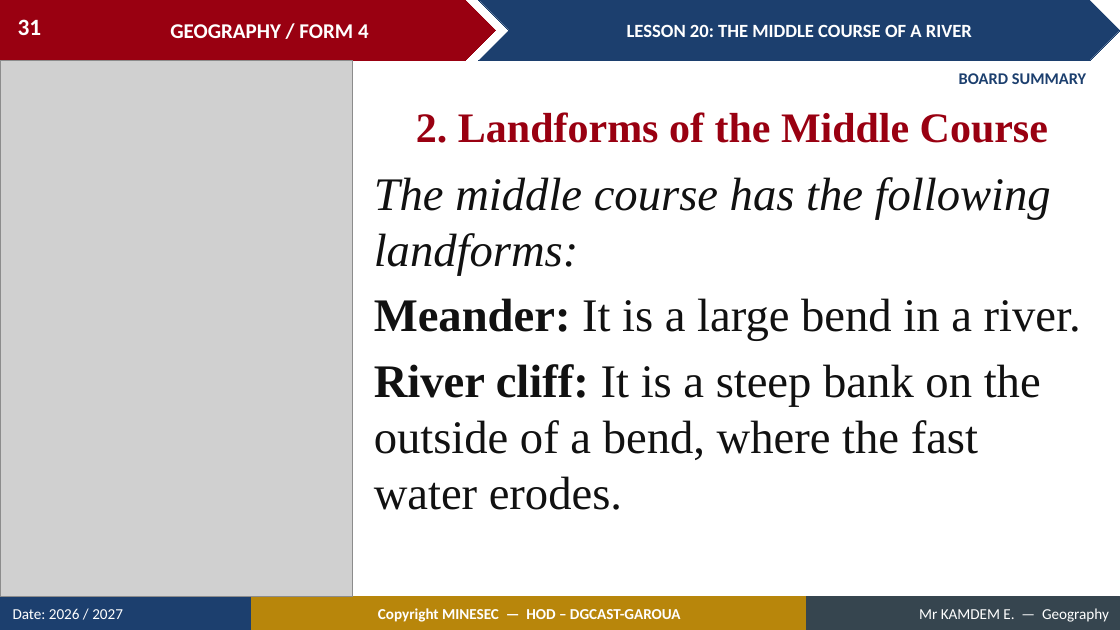
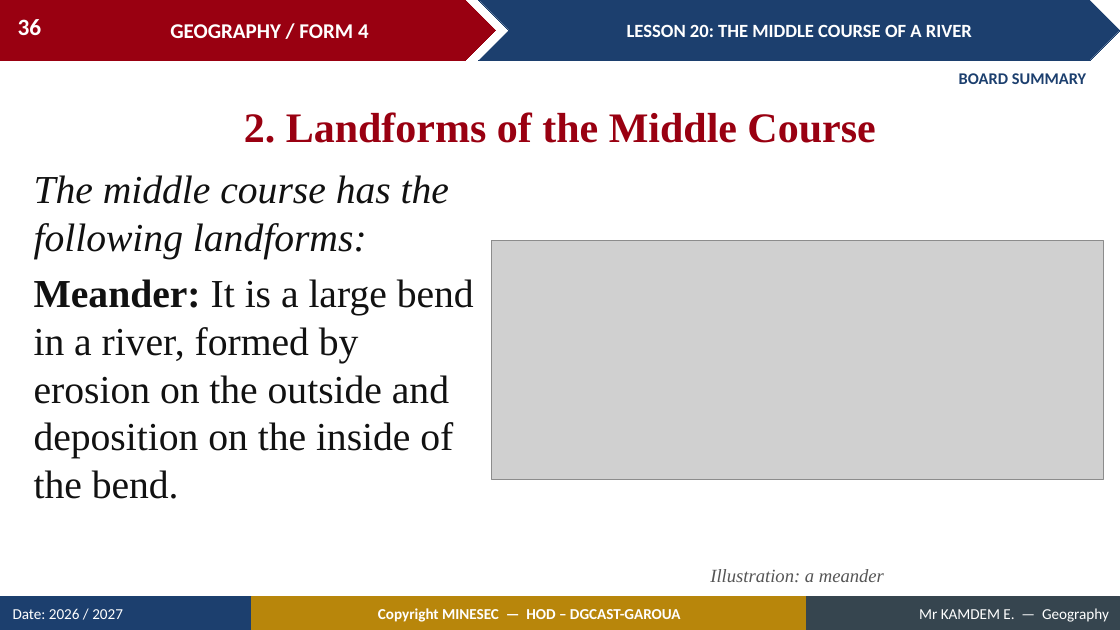
Before and after one commit to Berthautk/linea-github, a slide deck: slide 36 of lecons/F3/24_FORM4_LESSON20_Middle_Course.pptx (slide 31 before the commit). Drawn at 1120x630 pixels with LibreOffice and Linux fonts; fonts in the diff are those of the drawing; grey boxes stand for pictures. Boxes give left, top, right and bottom in pixels: in the first picture for what was removed or moved away, otherwise in the second. Text is boxed around its words. In the diff, an @@ line names an element or a change of style, - is before the commit and + after.

```diff
--- a/lecons/F3/24_FORM4_LESSON20_Middle_Course.pptx
+++ b/lecons/F3/24_FORM4_LESSON20_Middle_Course.pptx
@@ page number at (18, 19, 42, 35): text changed @@
-31
+36
@@ picture removed at (0, 60, 353, 597) @@
@@ text "2. Landforms of the Middle ...": place and size @@
-text "2. Landforms of the Middle ..." at (416, 112, 1048, 143)
+text "2. Landforms of the Middle ..." at (244, 112, 875, 143)
@@ text at (34, 175, 449, 259): size 40 to 34 pt in "The middle course has the following landforms:" @@
@@ text "The middle course has the ...": place and size @@
-text "The middle course has the ..." at (374, 177, 1081, 510)
+text "The middle course has the ..." at (34, 175, 474, 499)
@@ picture added at (492, 240, 1103, 479) @@
@@ text at (34, 279, 474, 499): text changed; size 40 to 34 pt @@
-Meander: It is a large bend in a river.
-River cliff: It is a steep bank on the outside of a bend, where the fast water erodes.
+Meander: It is a large bend in a river, formed by erosion on the outside and deposition on the inside of the bend.
@@ text added at (710, 569, 884, 582), 16 pt, text #555555, italic @@
+Illustration: a meander
```
Also in this commit, not shown: 20 other slides changed, 7 slides added, 2 slides removed, 11 other files.
